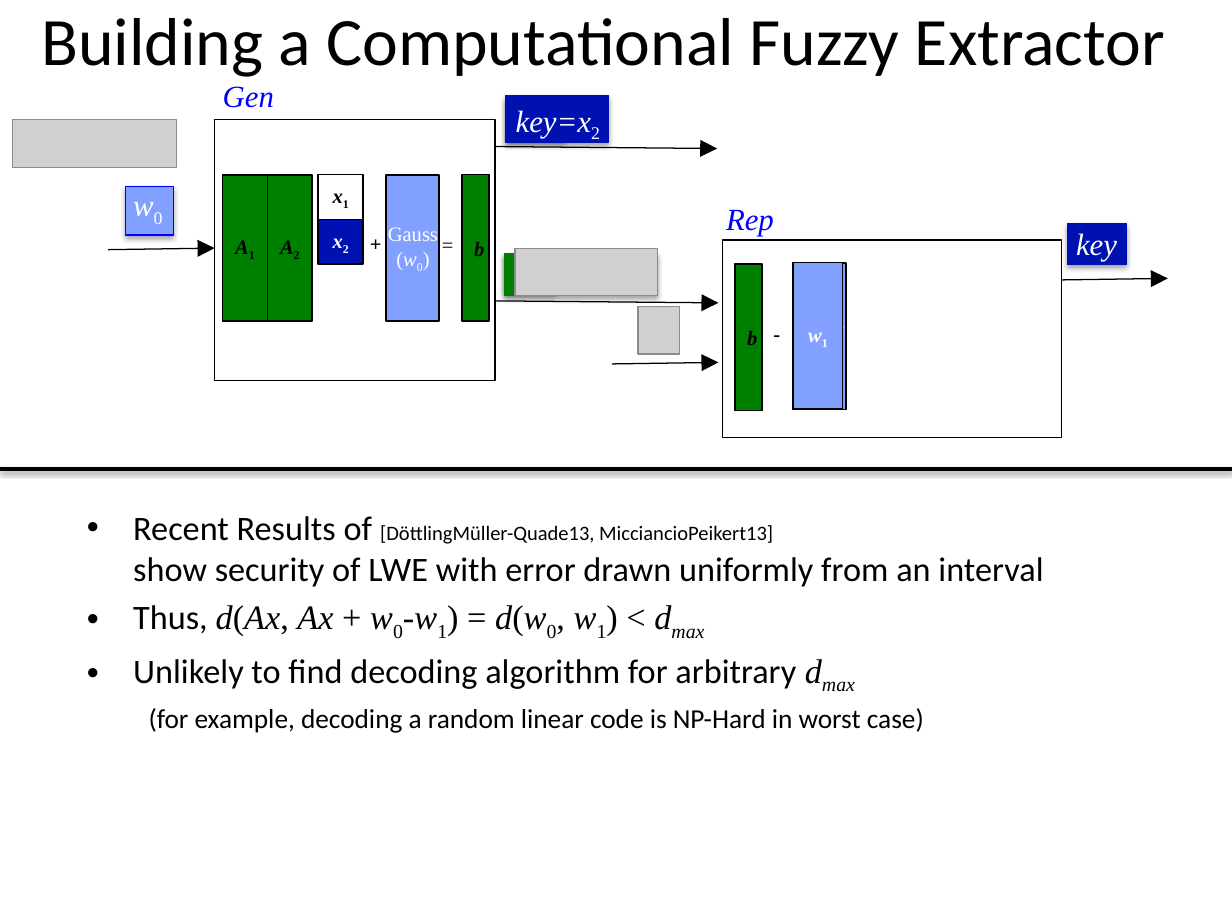
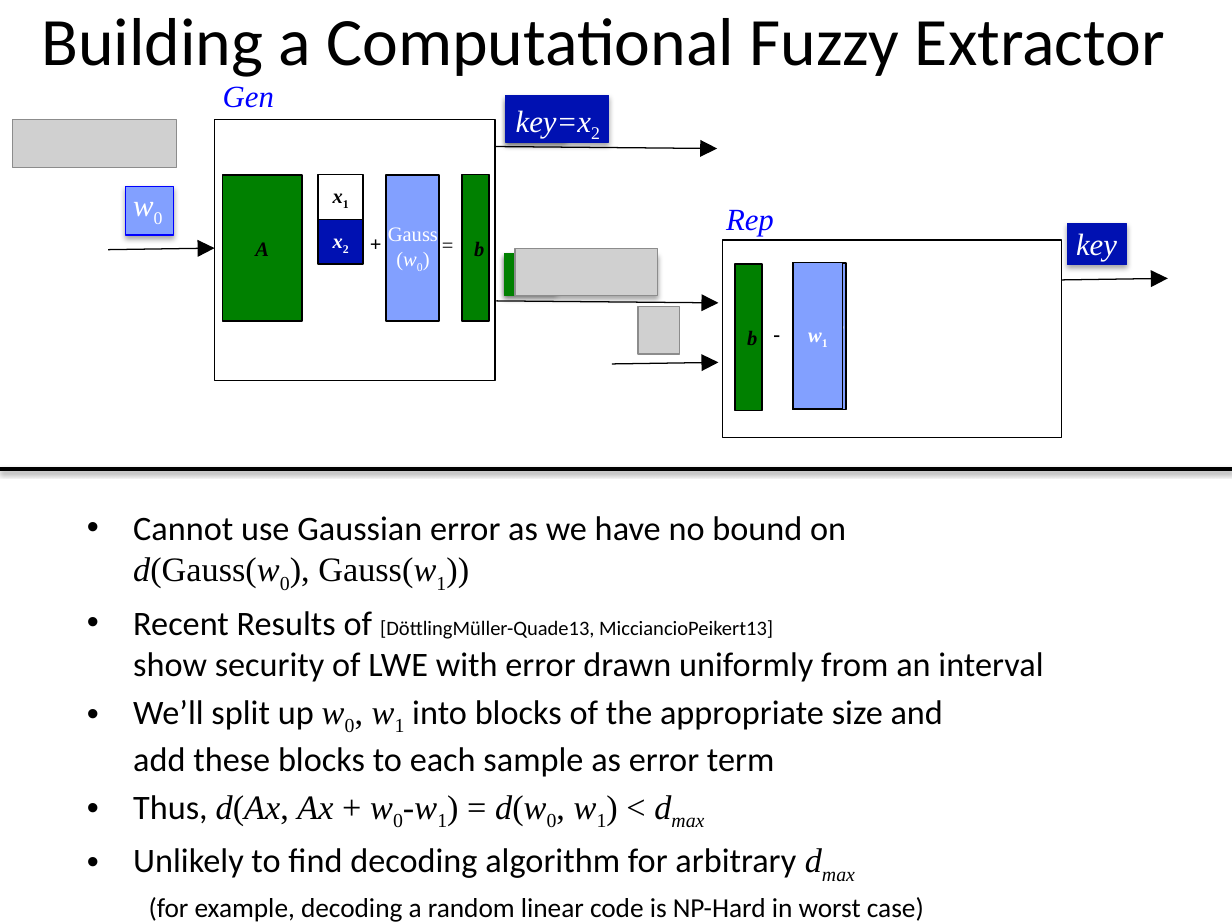
Before and after one commit to xianruimeng/comp-fuzzy-ext, a slide deck: slide 33 of ComputationalFuzzyExtractors.pptx (slide 32 before the commit). Drawn at 1232x924 pixels with LibreOffice and Linux fonts; fonts in the diff are those of the drawing; grey boxes stand for pictures. Boxes give left, top, right and bottom in pixels: in the first picture for what was removed or moved away, otherwise in the second. Text is boxed around its words. In the diff, an @@ line names an element or a change of style, - is before the commit and + after.

```diff
--- a/ComputationalFuzzyExtractors.pptx
+++ b/ComputationalFuzzyExtractors.pptx
@@ rectangle "A": place and size @@
-rectangle "A" at <box>223,175,267,322</box>
+rectangle "A" at <box>223,175,302,322</box>
@@ rectangle removed at <box>267,175,312,322</box> @@
-A2
@@ text in rectangle at <box>255,242,269,256</box>: text changed @@
-A1
+A
@@ text at <box>133,516,846,588</box>: paragraph added @@
+• Cannot use Gaussian error as we have no bound on
+  d(Gauss(w0), Gauss(w1))
@@ text at <box>133,700,943,777</box>: paragraph added @@
+• We’ll split up w0, w1 into blocks of the appropriate size and
+  add these blocks to each sample as error term
```
Also in this commit, not shown: 34 other slides changed, 8 slides added.
